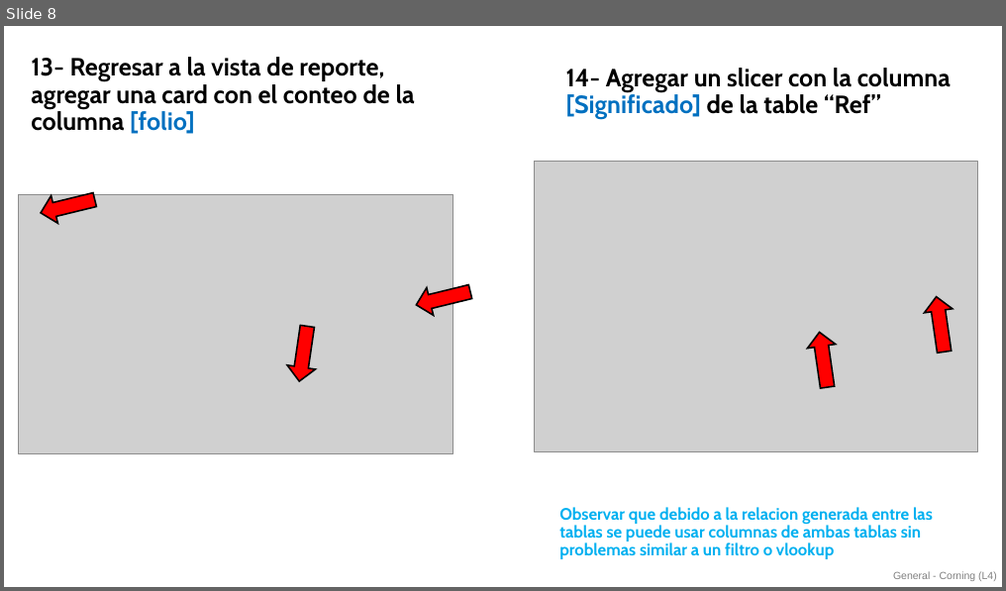
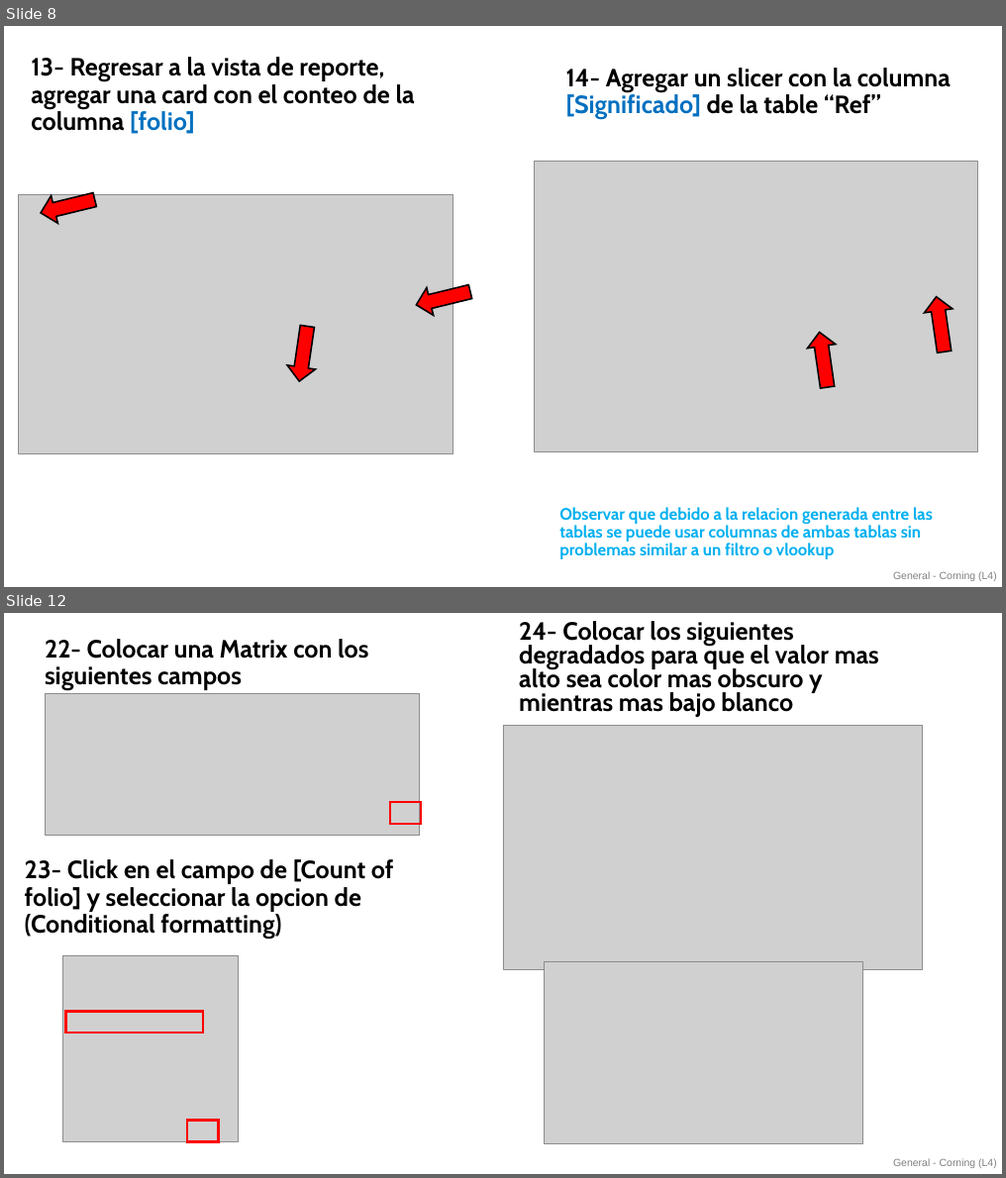
Before and after one commit to EduardoGlzF/PBICourses, a slide deck: Clase6.pptx. Shown one above the other, each under a label of ours: slide 8 before the commit, slides 8 and 12 after it; the slides between them are not shown. The pictures are 1006x591 and 1006x1178 pixels, drawn with LibreOffice and Linux fonts; fonts in the diff are those of the drawing; grey boxes stand for pictures. Boxes give left, top, right and bottom in pixels: in the first picture for what was removed or moved away, otherwise in the second. Text is boxed around its words. In the diff, an @@ line names an element or a change of style, - is before the commit and + after.

```diff
--- a/Clase6.pptx
+++ b/Clase6.pptx
@@ slide 12 added at (4, 613, 1002, 1174), background #FFFFFF; not listed: 1 template element that a slide beside it also shows @@
@@ text added at (45, 639, 368, 690), 24 pt, text #000000, bold @@
+22- Colocar una Matrix con los siguientes campos
@@ text added at (519, 621, 879, 717), 24 pt, text #000000, bold @@
+24- Colocar los siguientes degradados para que el valor mas alto sea color mas obscuro y mientras mas bajo blanco
@@ picture added at (46, 694, 420, 836) @@
@@ picture added at (503, 725, 924, 969) @@
@@ rectangle added at (390, 802, 421, 823), outline #FF0000 2.25 pt @@
@@ text added at (25, 860, 394, 939), 24 pt, text #000000, bold @@
+23- Click en el campo de [Count of folio] y seleccionar la opcion de (Conditional formatting)
@@ picture added at (63, 956, 239, 1143) @@
@@ picture added at (544, 961, 862, 1144) @@
@@ rectangle added at (66, 1011, 204, 1033), outline #FF0000 2.25 pt @@
@@ rectangle added at (187, 1121, 218, 1143), outline #FF0000 2.25 pt @@
```
Also in this commit, not shown: 3 other slides added.
